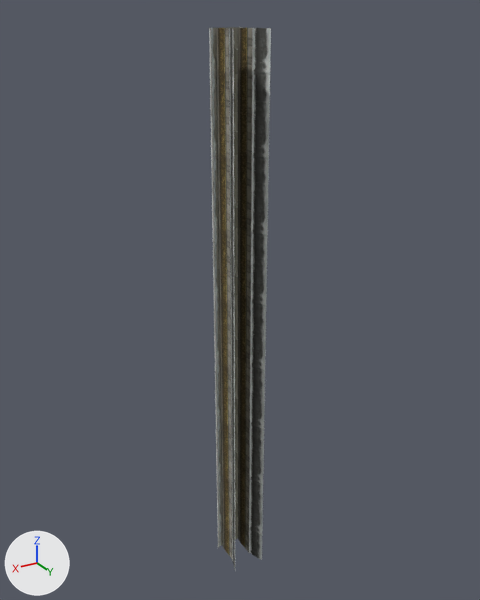
The OBJ model sceneobjs/zhongbu_fuben_207/zhongbu_fuben_207_wall_01_c.obj as it was, and as the next commit left it.
Before and after are seen from a 50 mm lens placed at (1105.0, 1772.0, 1062.0), pointed at (-30.0, -120.0, 116.0). Lighting does not change. The marker at lower left points along +X, +Y and +Z. Where no turn or scale is listed for an object, it has been applied to the vertices.

Objects in the first picture: 'zhongbu_fuben_207_wall_01_c'.
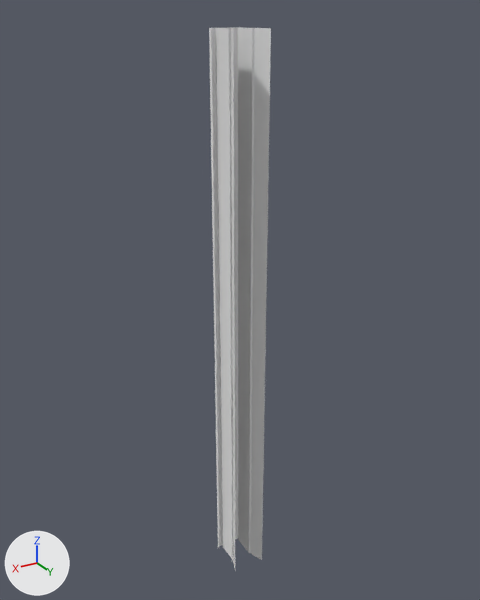
The change, as a list of edits to the scene's bpy script:
```text
Add mat_material_1_1:
    mat_material_1_1 = principled_material('material_1')
    mat_material_1_1.base_color = (0.8, 0.8, 0.8)  # white #e7e7e7
    mat_material_1_1.roughness = 1.0
Change me_zhongbu_fuben_207_wall_01_c:
    where me_zhongbu_fuben_207_wall_01_c.from_pydata(...)  # 147 vertices, 176 faces; spans x -65.0..65.0, y -160.0..0.0, z -1024.0..1024.0
    remove me_zhongbu_fuben_207_wall_01_c.materials.append(mat_material_1)  # picture img_zhongbu_fuben_207_wall_01_png
    add me_zhongbu_fuben_207_wall_01_c.materials.append(mat_material_1_1)  # white #e7e7e7
```

Changed parts and their boxes [x1, y1, x2, y2] in the pictures (480 x 600 px):
'zhongbu_fuben_207_wall_01_c', recoloured: [209, 27, 271, 568] in both
